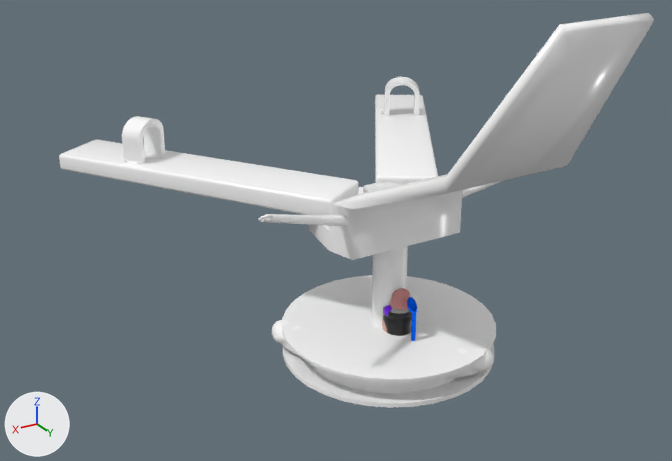
What one commit did to the FBX model Assets/Items/Toys/Toys.fbx.
Before and after are seen from a 50 mm lens placed at (1.33, 1.99, 1.49), pointed at (0.04, -0.16, 0.41). The lights are fixed; the arrows at lower left show +X, +Y and +Z. The older version comes first. Where no turn or scale is listed for an object, it has been applied to the vertices. Vertices at exactly the same position are counted once.

In view in the first picture: 'Double ended Dildo', 'Flesh Light', 'Stretcher_6586 Mesh', 'Thick Rubber Dildo' and 2 more.
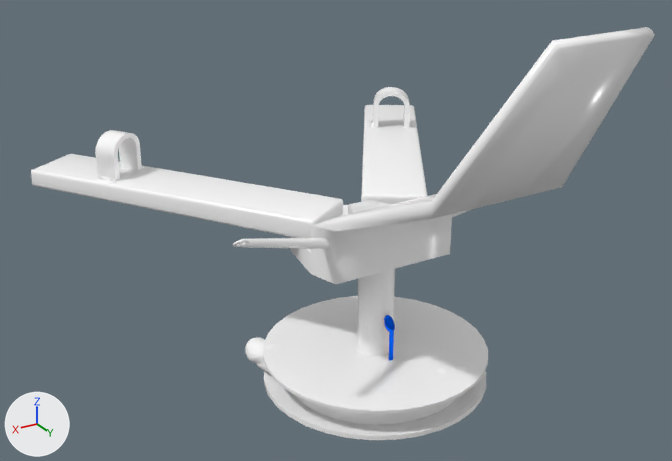
Boxes (x1, y1, x2, y2) around the edits, measured in the pictures (672 x 461 px):
'Stretcher_6586 Mesh', moved
    before: (59, 13, 654, 408)
    after: (31, 27, 655, 440)
'Double ended Dildo', moved
    before: (272, 320, 494, 379)
    after: (245, 337, 467, 374)
'Thick Rubber Dildo', moved (not visible afterwards)
    before: (382, 288, 411, 333)

Patch to the scene script:
```diff
--- a/Assets/Items/Toys/Toys.fbx.py
+++ b/Assets/Items/Toys/Toys.fbx.py
@@ me_4_1 @@
 # used by ob_double_ended_dildo; location = (0.0, 0.0, 0.0)
-me_4_1.from_pydata(...)  # 2364 vertices, 2564 faces; spans x -0.298..0.199, y -0.309..0.207, z 0.004..0.097
+me_4_1.from_pydata(...)  # 2364 vertices, 2564 faces; spans x -0.179..0.318, y -0.252..0.264, z 0.004..0.097
+# me_4_1 part 2: the whole mesh is moved by (0.119, 0.057, 0.0)
 me_4_1.materials.append(mat_default_11)
@@ me_9_1 @@
 # used by ob_thick_rubber_dildo; location = (0.0, 0.0, 0.0)
-me_9_1.from_pydata(...)  # 1326 vertices, 1343 faces; spans x -0.177..-0.063, y -0.118..0.005, z 0.002..0.234
+me_9_1.from_pydata(...)  # 1326 vertices, 1343 faces; spans x -0.058..0.056, y -0.061..0.062, z 0.002..0.234
+# me_9_1 part 1: the whole mesh is moved by (0.119, 0.057, 0.0)
 me_9_1.materials.append(mat_gen_skin_1)
@@ me_stretcher_6586 @@
 # used by ob_stretcher_6586_mesh; location = (0.0, 0.0, 0.0)
-me_stretcher_6586.from_pydata(...)  # 2160 vertices, 2250 faces; spans x -0.85..0.61, y -1.07..0.65, z 0.0..1.14
+me_stretcher_6586.from_pydata(...)  # 2160 vertices, 2250 faces; spans x -0.73..0.73, y -0.96..0.76, z 0.0..1.14
+# me_stretcher_6586 part 3: the whole mesh is moved by (0.12, 0.11, 0.0)
 me_stretcher_6586.materials.append(mat_chair_2)
```
